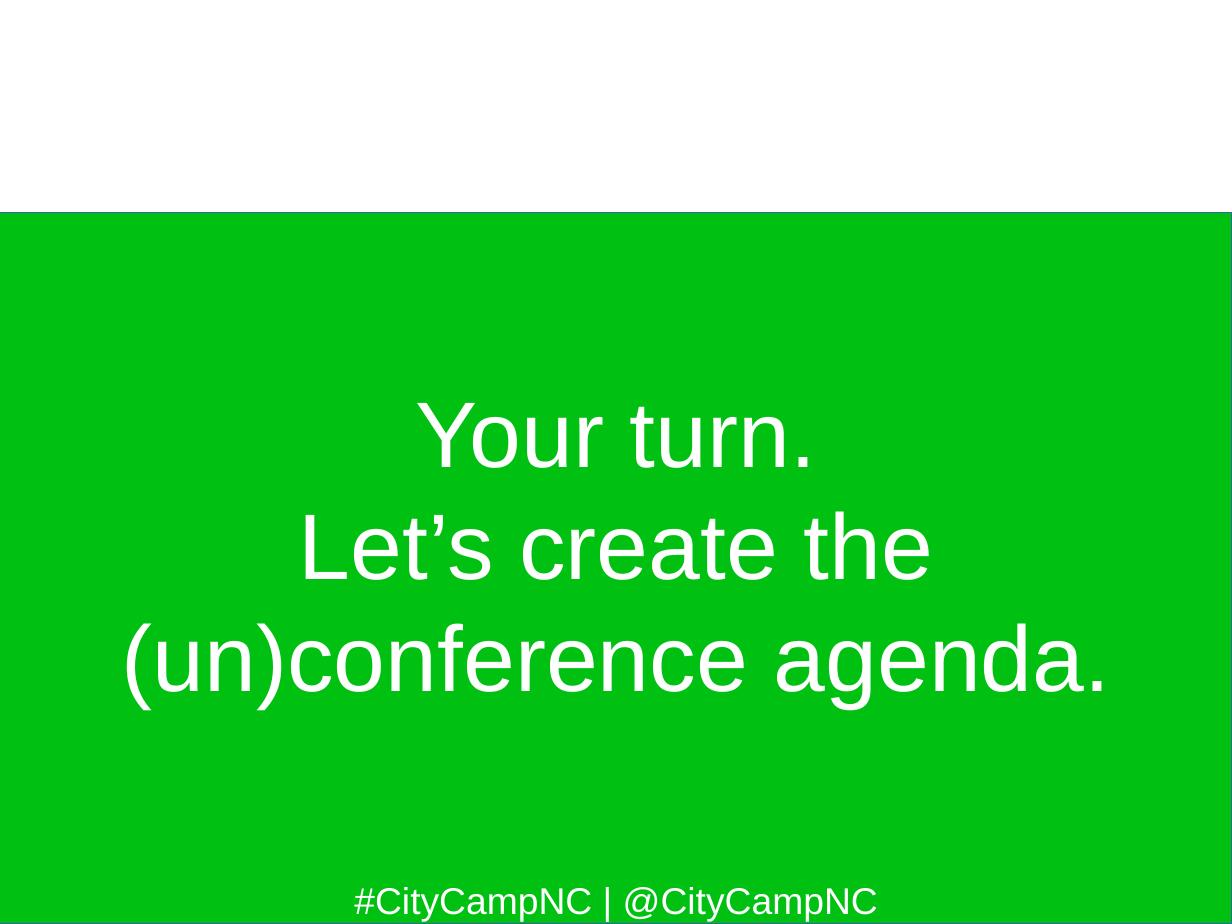
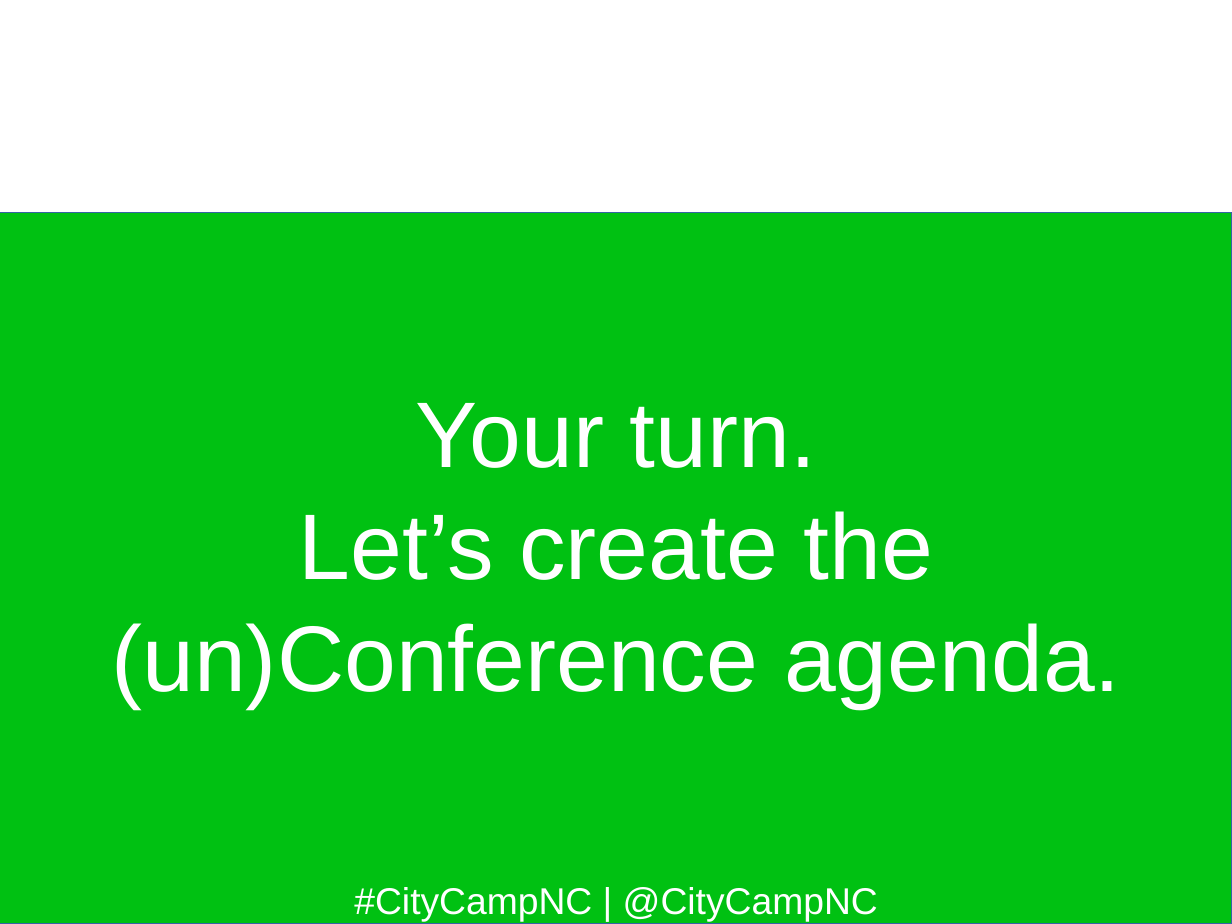
Before and after one commit to jhibbets/presentations, a slide deck: slide 42 of CCNC_2017.odp (slide 35 before the commit). Drawn at 1232x924 pixels with LibreOffice and Linux fonts; fonts in the diff are those of the drawing; background and template pictures are left out. Boxes give left, top, right and bottom in pixels: in the first picture for what was removed or moved away, otherwise in the second. Text is boxed around its words. In the diff, an @@ line names an element or a change of style, - is before the commit and + after.

```diff
--- a/CCNC_2017.odp
+++ b/CCNC_2017.odp
@@ subtitle at box(111, 511, 1121, 708): text changed @@
-Let’s create the (un)conference agenda.
+Let’s create the (un)Conference agenda.
```
Also in this commit, not shown: 17 other slides changed, 7 slides added.
